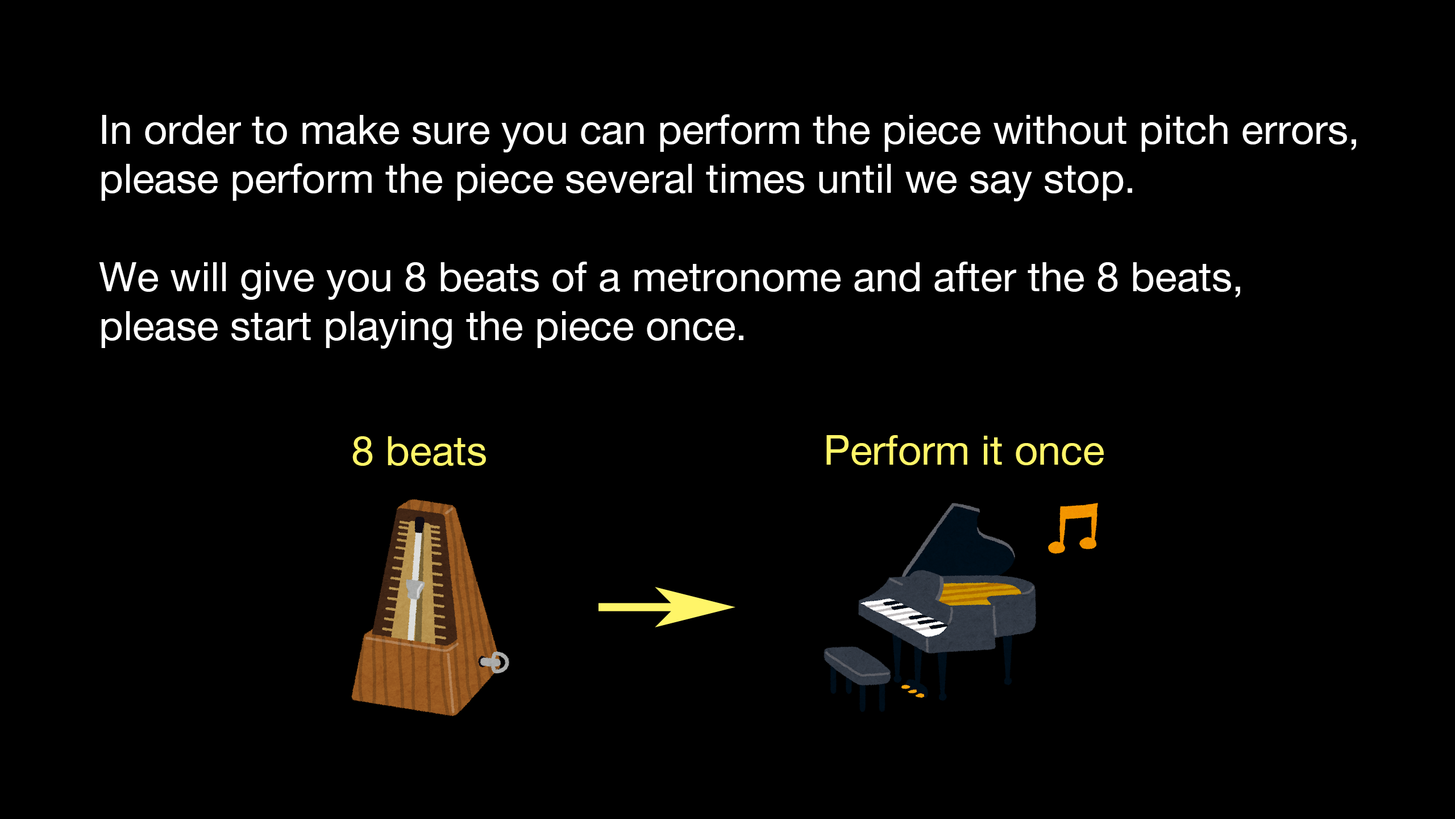
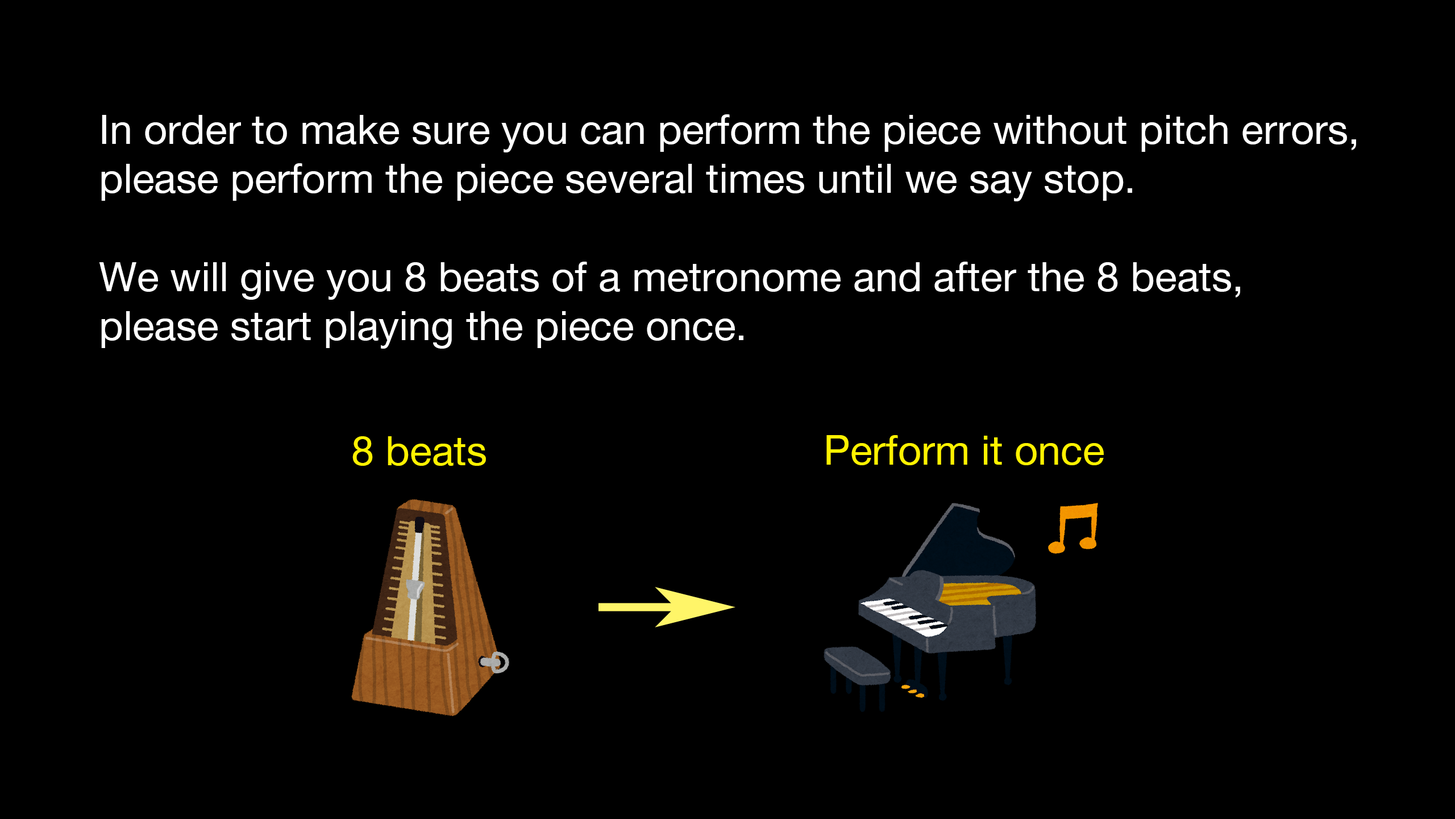
Layer changes from the first (1455, 819) image to the second:
painted on "Perform it once" over [826, 434, 1105, 466]
painted on "8 beats" over [352, 436, 487, 466]
